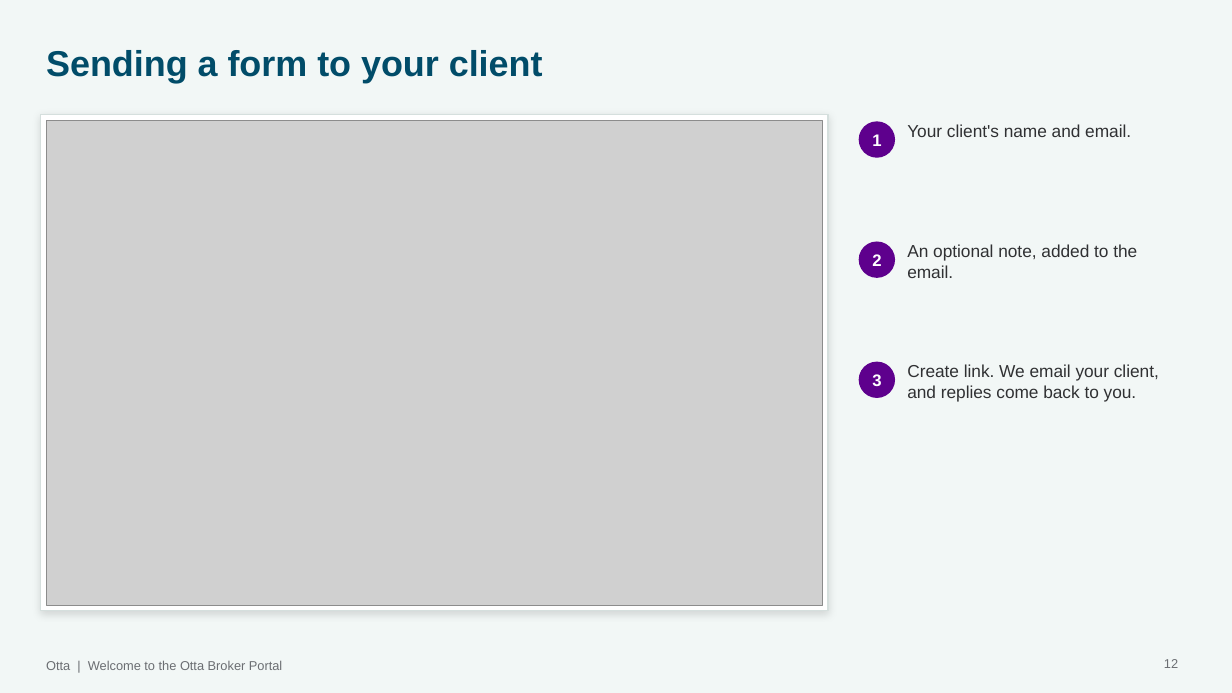
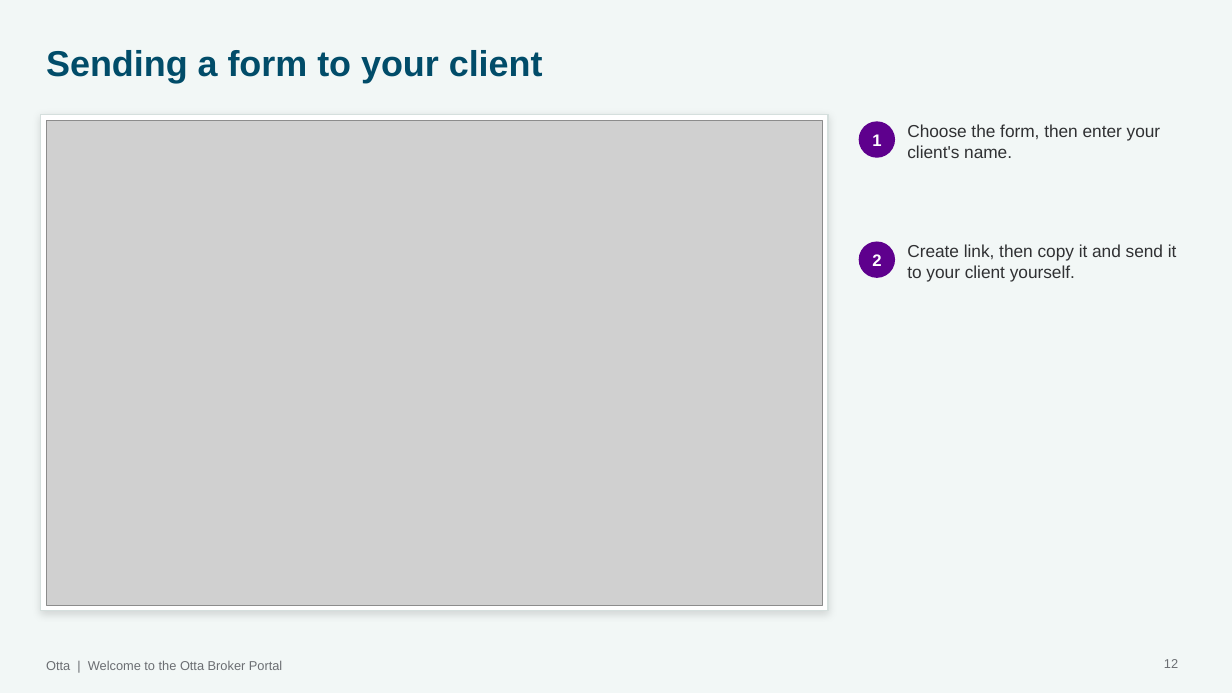
Before and after one commit to rebeccakfurness-boop/otta-MVP, a slide deck: slide 12 of docs/training/Otta Broker Portal guide.pptx. Drawn at 1232x693 pixels with LibreOffice and Linux fonts; fonts in the diff are those of the drawing; grey boxes stand for pictures; background and template pictures are left out. Boxes give left, top, right and bottom in pixels: in the first picture for what was removed or moved away, otherwise in the second. Text is boxed around its words. In the diff, an @@ line names an element or a change of style, - is before the commit and + after.

```diff
--- a/docs/training/Otta Broker Portal guide.pptx
+++ b/docs/training/Otta Broker Portal guide.pptx
@@ text at [907,124,1161,158]: text changed @@
-Your client's name and email.
+Choose the form, then enter your client's name.
@@ text at [907,244,1177,282]: text changed @@
-An optional note, added to the email.
+Create link, then copy it and send it to your client yourself.
@@ ellipse removed at [860,362,895,397] @@
@@ text removed at [872,374,881,386] @@
-3
@@ text removed at [907,364,1159,402] @@
-Create link. We email your client, and replies come back to you.
```
Also in this commit, not shown: 6 other slides changed, 3 slides added, 36 other files.
